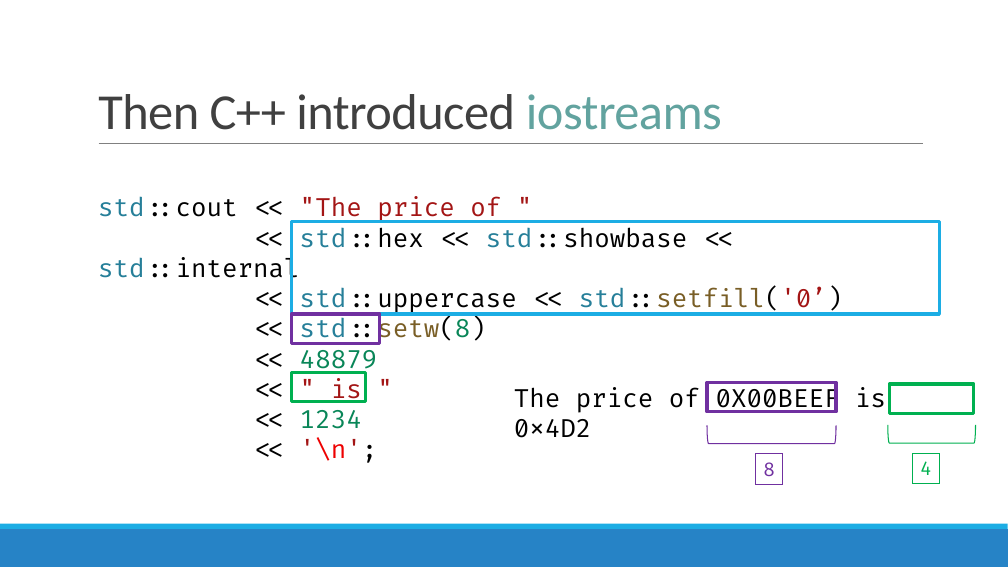
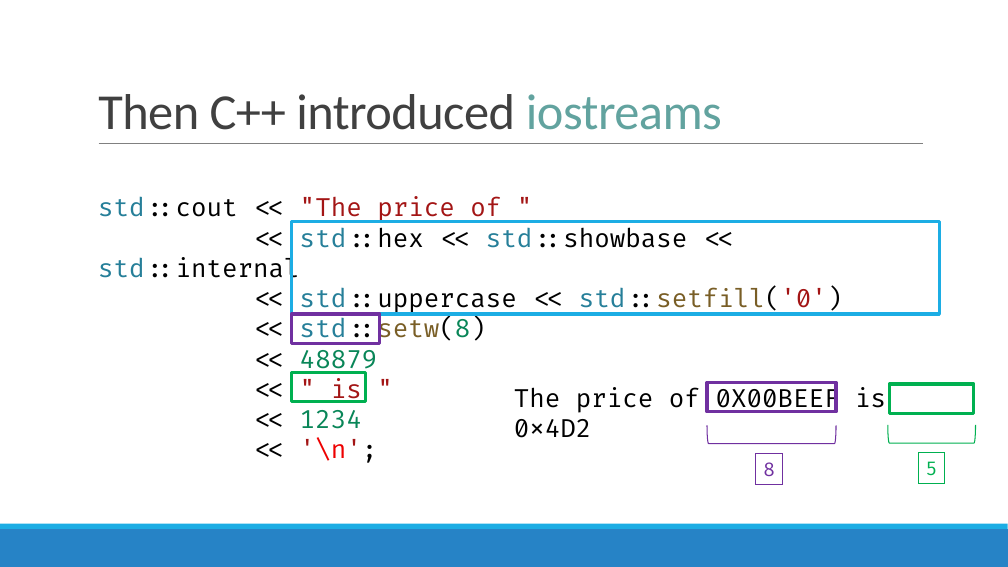
Before and after one commit to brevzin/cpp_proposals, a slide deck: slide 12 of talks/202209_cppcon/The Surprising Complexity of Formatting Ranges.pptx. Drawn at 1008x567 pixels with LibreOffice and Linux fonts; fonts in the diff are those of the drawing. Boxes give left, top, right and bottom in pixels: in the first picture for what was removed or moved away, otherwise in the second. Text is boxed around its words. In the diff, an @@ line names an element or a change of style, - is before the commit and + after.

```diff
--- a/talks/202209_cppcon/The Surprising Complexity of Formatting Ranges.pptx
+++ b/talks/202209_cppcon/The Surprising Complexity of Formatting Ranges.pptx
@@ rectangle "5": place and size @@
-rectangle "5" at <box>913,454,939,484</box>
+rectangle "5" at <box>919,453,945,483</box>
@@ text in rectangle at <box>926,461,938,476</box>: text changed @@
-4
+5
```
Also in this commit, not shown: 1 other slide changed.
